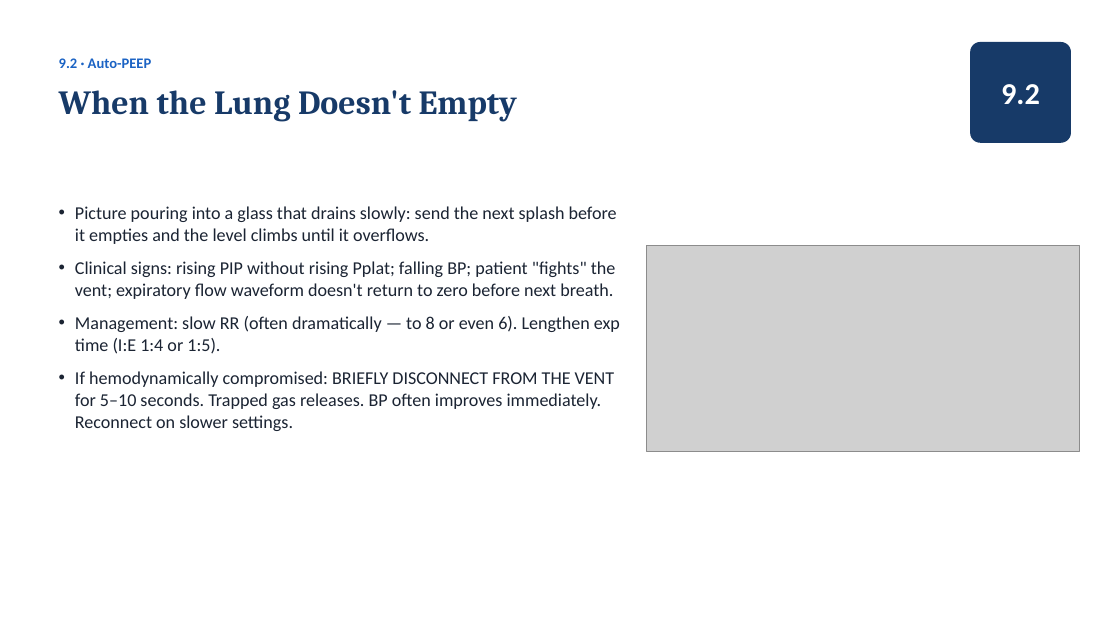
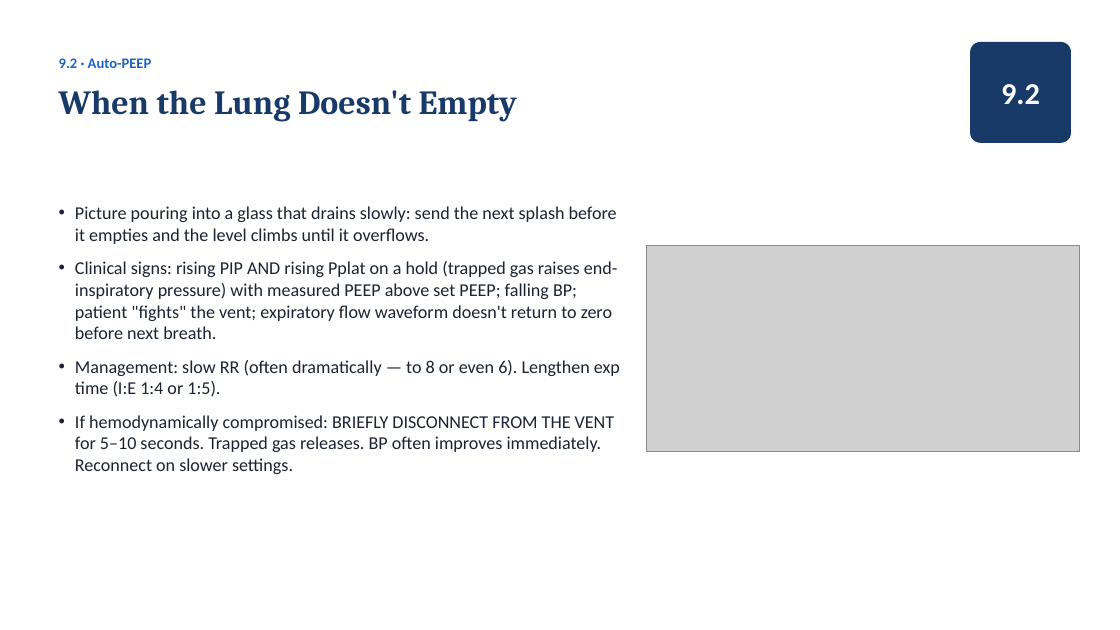
Before and after one commit to amr-kc-protocols/amr-kc-protocols, a slide deck: slide 88 of vta/slides/Ventilator_Academy_Full_Course.pptx. Drawn at 1120x630 pixels with LibreOffice and Linux fonts; fonts in the diff are those of the drawing; grey boxes stand for pictures. Boxes give left, top, right and bottom in pixels: in the first picture for what was removed or moved away, otherwise in the second. Text is boxed around its words. In the diff, an @@ line names an element or a change of style, - is before the commit and + after.

```diff
--- a/vta/slides/Ventilator_Academy_Full_Course.pptx
+++ b/vta/slides/Ventilator_Academy_Full_Course.pptx
@@ text at <box>75,261,618,339</box>: text changed @@
-• Clinical signs: rising PIP without rising Pplat; falling BP; patient "fights" the vent; expiratory flow waveform doesn't return to zero before next breath.
+• Clinical signs: rising PIP AND rising Pplat on a hold (trapped gas raises end-inspiratory pressure) with measured PEEP above set PEEP; falling BP; patient "fights" the vent; expiratory flow waveform doesn't return to zero before next breath.
```
Also in this commit, not shown: 8 other slides changed, 10 other files.
